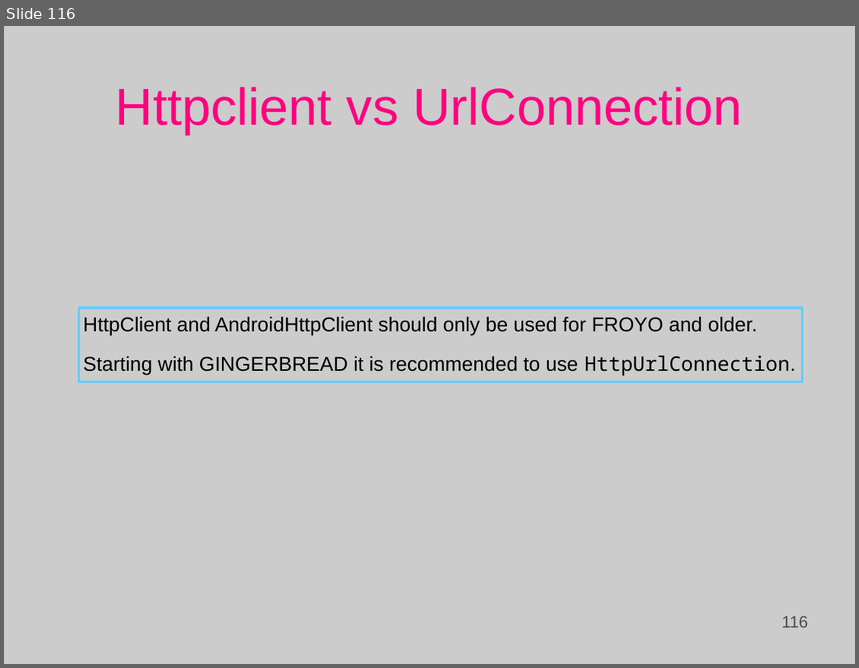
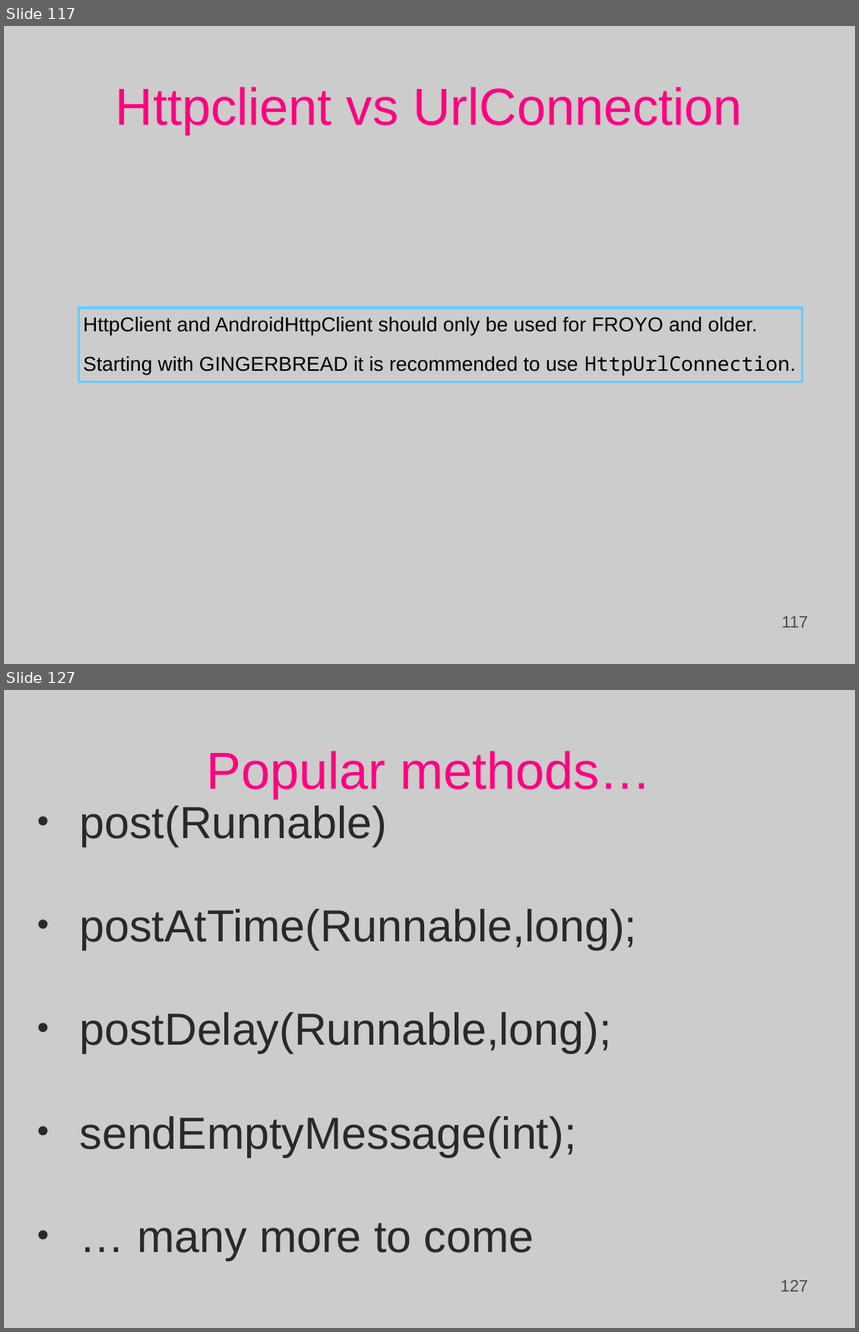
Before and after one commit to Basis-Android-Training/basis-android-training, a slide deck: Batch 12/Course lectures.ppt. Shown one above the other, each under a label of ours: slide 116 before the commit, slides 117 and 127 after it; the slides between them are not shown. The pictures are 859x668 and 859x1332 pixels, drawn with LibreOffice and Linux fonts; fonts in the diff are those of the drawing; background and template pictures are left out. Boxes give left, top, right and bottom in pixels: in the first picture for what was removed or moved away, otherwise in the second. Text is boxed around its words. In the diff, an @@ line names an element or a change of style, - is before the commit and + after.

```diff
--- a/Batch 12/Course lectures.ppt
+++ b/Batch 12/Course lectures.ppt
@@ slide 127 added at [4,690,855,1328], background picture (left out) @@
@@ title added at [207,751,652,799], 44 pt, text #FF0080 @@
+Popular methods…
@@ text added at [80,806,638,1261], 38 pt, text #292929 @@
+• post(Runnable)
+• postAtTime(Runnable,long);
+• postDelay(Runnable,long);
+• sendEmptyMessage(int);
+• … many more to come
@@ page number added at [614,1271,813,1298], 14 pt, text #4C4C4C @@
+127
@@ what was slide 116 is now slide 117 @@
@@ page number at [782,617,809,628]: text changed @@
-116
+117
```
Also in this commit, not shown: 25 other slides added, 31 other files.
